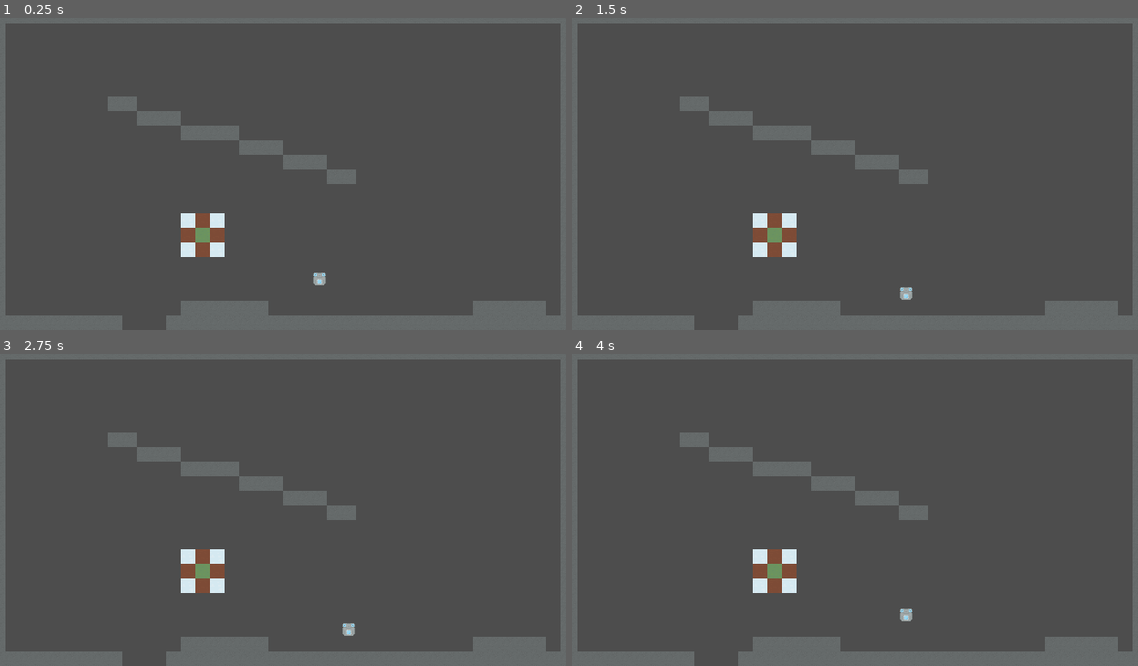
Above: before the commit, frames 1-4 (two rows, left to right).
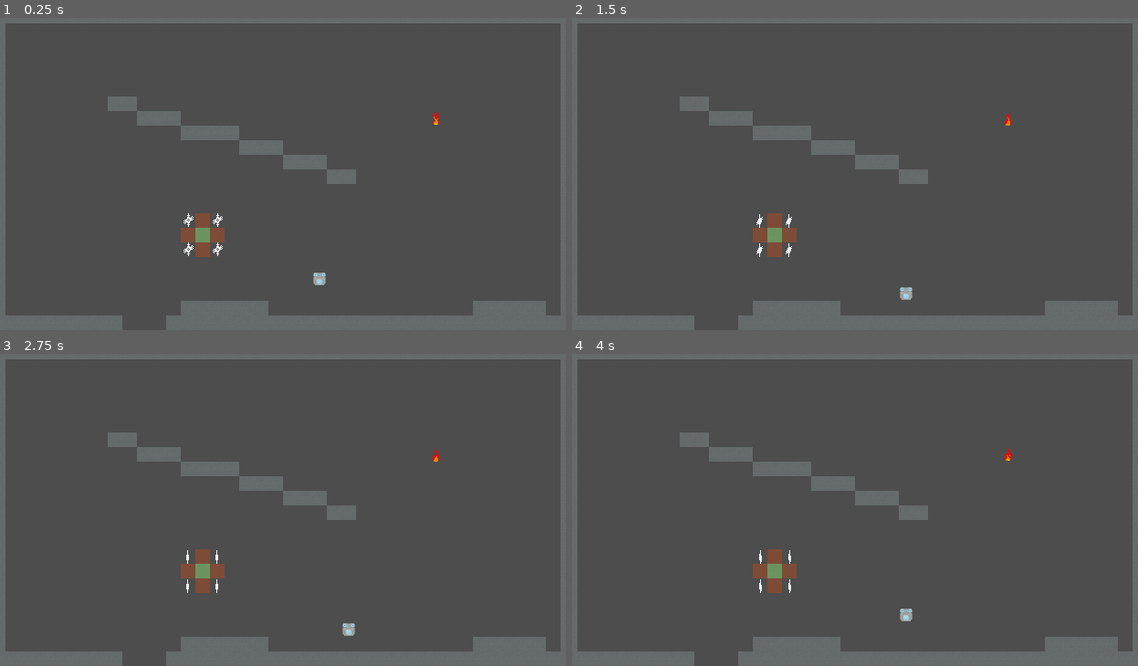
Above: after the commit, the same moments.

Repository: PhotonChaos/TemperatureBalance
Game: Godot game, scene res://main.tscn
Two runs of this game, one before a commit and one after it. Both use one fixed random seed, a clock stepped at 60 frames per second and the inputs below.
Inputs:
- Up to frame 1 (0.25 s): no input
- Up to frame 2 (1.5 s): hold Right (move_right) 0.53-1.28 s; hold Down (move_down) from 1.28 s (still down)
- Up to frame 3 (2.75 s): release Down (move_down) at 2.03 s; hold Right (move_right) from 2.03 s (still down)
- Up to frame 4 (4 s): release Right (move_right) at 2.78 s; hold Up (move_up) 2.78-3.53 s; hold Left (move_left) from 3.53 s (still down)

The runs differ from the first frame. In frame 1, 0.4% of the frame differs, in the area x 31-78%, y 30-77%; in frame 2, 0.4%; in frame 3, 0.5%; in frame 4, 0.5%.

Commit message:
imported snowflake and fire, added them to level tileset, implemented fire increasing temperature

Diff:
--- a/Level.tscn
+++ b/Level.tscn
@@ -7,6 +7,8 @@
 [ext_resource type="Texture2D" uid="uid://sv486du6q603" path="res://textures/Grass.png" id="4_ml36j"]
 [ext_resource type="Texture2D" uid="uid://b7ntsqeifctm0" path="res://textures/Ice.png" id="5_wknhe"]
 [ext_resource type="TileSet" uid="uid://bmn3sy6b1w8dl" path="res://textures/level_player_tiles.tres" id="6_i544d"]
+[ext_resource type="Texture2D" uid="uid://bv1udgve7mtgl" path="res://textures/Flame-Sheet.png" id="7_xsd87"]
+[ext_resource type="Texture2D" uid="uid://bqv2j1dcu6qk6" path="res://textures/Snowflake-Sheet.png" id="8_3e0fx"]
 
 [sub_resource type="TileSetAtlasSource" id="TileSetAtlasSource_mudnd"]
 resource_name = "Concrete"
@@ -28,18 +30,49 @@
 texture = ExtResource("5_wknhe")
 0:0/0 = 0
 
+[sub_resource type="TileSetAtlasSource" id="TileSetAtlasSource_cxcdx"]
+resource_name = "Fire"
+texture = ExtResource("7_xsd87")
+0:0/animation_columns = 7
+0:0/animation_frame_0/duration = 0.15
+0:0/animation_frame_1/duration = 0.15
+0:0/animation_frame_2/duration = 0.15
+0:0/animation_frame_3/duration = 0.15
+0:0/animation_frame_4/duration = 0.15
+0:0/animation_frame_5/duration = 0.15
+0:0/animation_frame_6/duration = 0.15
+0:0/0 = 0
+
+[sub_resource type="TileSetAtlasSource" id="TileSetAtlasSource_kwn1m"]
+texture = ExtResource("8_3e0fx")
+0:0/animation_columns = 11
+0:0/animation_frame_0/duration = 0.1
+0:0/animation_frame_1/duration = 0.1
+0:0/animation_frame_2/duration = 0.1
+0:0/animation_frame_3/duration = 0.1
+0:0/animation_frame_4/duration = 0.1
+0:0/animation_frame_5/duration = 0.1
+0:0/animation_frame_6/duration = 0.1
+0:0/animation_frame_7/duration = 0.1
+0:0/animation_frame_8/duration = 0.1
+0:0/animation_frame_9/duration = 0.1
+0:0/animation_frame_10/duration = 0.1
+0:0/0 = 0
+
 [sub_resource type="TileSet" id="TileSet_u78y0"]
 sources/0 = SubResource("TileSetAtlasSource_mudnd")
 sources/1 = SubResource("TileSetAtlasSource_edfh0")
 sources/2 = SubResource("TileSetAtlasSource_qwjse")
 sources/3 = SubResource("TileSetAtlasSource_m23w1")
+sources/4 = SubResource("TileSetAtlasSource_cxcdx")
+sources/5 = SubResource("TileSetAtlasSource_kwn1m")
 
 [node name="Level" type="Node2D"]
 script = ExtResource("1_d7yu2")
 player_template = ExtResource("2_k4dkn")
 
 [node name="LevelLayer" type="TileMapLayer" parent="."]
-tile_map_data = PackedByteArray("AAAAAAAAAAAAAAAAAAAAAAEAAAA …(2341 unchanged characters)… AAAPAA8AAQAAAAAAAAAOAA4AAQAAAAAAAAANABAAAwAAAAAAAAANAA4AAwAAAAAAAAAPAA4AAwAAAAAAAAAPABAAAwAAAAAAAAA=")
+tile_map_data = PackedByteArray("AAAAAAAAAAAAAAAAAAAAAAEAAAA …(2341 unchanged characters)… AAAPAA8AAQAAAAAAAAAOAA4AAQAAAAAAAAANABAABQAAAAAAAAANAA4ABQAAAAAAAAAPAA4ABQAAAAAAAAAPABAABQAAAAAAAAAeAAcABAAAAAAAAAA=")
 tile_set = SubResource("TileSet_u78y0")
 collision_enabled = false
 
--- a/scripts/level.gd
+++ b/scripts/level.gd
@@ -22,7 +22,9 @@
 	CONCRETE,
 	DIRT,
 	GRASS,
-	ICE
+	ICE,
+	FIRE,
+	SNOW
 }
 
 ## Helper Methods
@@ -90,5 +92,7 @@
 
 func handle_tile_effects():
 	match get_tile_type(player_cell_x, player_cell_y):
-		TileType.ICE:
+		TileType.SNOW:
 			player_ref.add_temp(-1)
+		TileType.FIRE:
+			player_ref.add_temp(1)
Not shown: 1 places in Level.tscn that only renumber resources
Not shown, added: textures/Snowflake-Sheet.png.import
